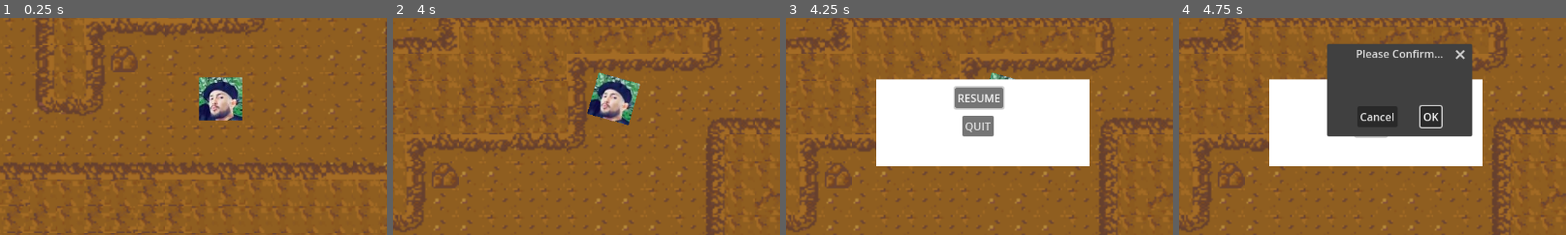
Above: before the commit, frames 1-4 (left to right).
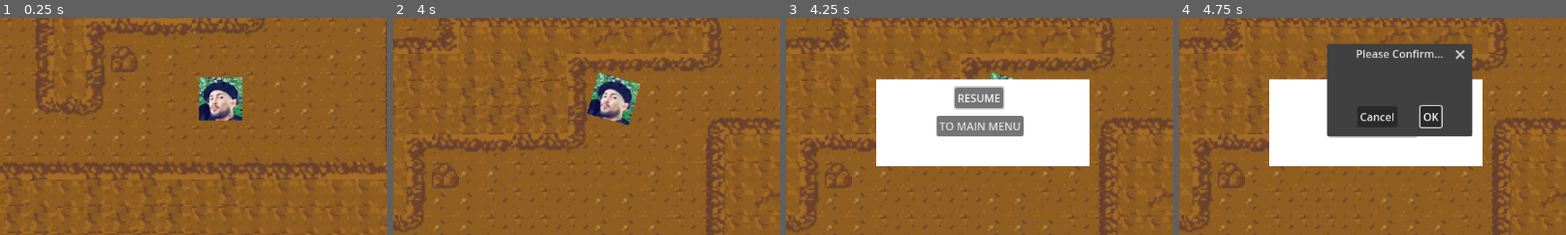
Above: after the commit, the same moments.

Repository: JoshuaSaayo/Project-Fallen-Republic
Game: Godot game, scene res://Scenes/debug_map.tscn
The game is run twice, just before and just after one commit, with the same random seed, the same clock (stepped at 60 frames per second) and the same inputs. This scene is started directly instead of the project's main scene.
Inputs (mouse positions are % of the whole screen's width and height, from its top left):
- Up to frame 1 (0.25 s): no input
- Up to frame 2 (4 s): move the mouse to (72, 45) at 0.52 s; hold D (right) 0.53-1.28 s; click (72, 45) at 0.6 s; tap Enter at 1.25, 2.75 s; move the mouse to (30, 55) at 1.27 s; hold S (down) 1.28-2.03 s; click (30, 55) at 1.35 s; tap Space at 2 s; move the mouse to (60, 28) at 2.02 s; hold D (right) 2.03-2.78 s; click (60, 28) at 2.1 s; move the mouse to (45, 70) at 2.77 s; hold W (up) 2.78-3.53 s; click (45, 70) at 2.85 s; move the mouse to (80, 65) at 3.52 s; hold A (left) from 3.53 s (still down); click (80, 65) at 3.6 s
- Up to frame 3 (4.25 s): keep holding A (left); tap Escape (ui_cancel) at 4.15 s
- Up to frame 4 (4.75 s): release A (left) at 4.25 s; click "QUIT" (after the commit: "TO MAIN MENU") at 4.25 s
The pictures show only the part of the screen within x 22-71%, y 31-81%; the shares and areas given below are measured in that part.

Frames 1-2 are identical in both runs. In frame 3, 1.6% of the frame differs, in the area x 38-62%, y 45-55%; in frame 4, 0.1%.

Commit message:
added return to main menu

Diff:
--- a/game/Scenes/pause_menu.tscn
+++ b/game/Scenes/pause_menu.tscn
@@ -22,17 +22,16 @@
 pivot_offset = Vector2(47, 14)
 text = "RESUME"
 
-[node name="Quit" type="Button" parent="MenuRect"]
+[node name="ReturnMainMenu" type="Button" parent="MenuRect"]
 z_index = 5
 layout_mode = 0
-offset_left = 128.0
+offset_left = 90.0
 offset_top = 54.0
-offset_right = 175.0
+offset_right = 219.0
 offset_bottom = 85.0
-text = "QUIT
-"
+text = "TO MAIN MENU"
 
-[node name="QuitConfirmDialog" type="ConfirmationDialog" parent="."]
+[node name="ReturnConfirmDialog" type="ConfirmationDialog" parent="."]
 
 [connection signal="pressed" from="MenuRect/Resume" to="." method="_on_resume_pressed"]
-[connection signal="pressed" from="MenuRect/Quit" to="." method="_on_quit_pressed"]
+[connection signal="pressed" from="MenuRect/ReturnMainMenu" to="." method="_on_quit_pressed"]
--- a/game/Scripts/pause_menu.gd
+++ b/game/Scripts/pause_menu.gd
@@ -1,15 +1,16 @@
 extends CanvasLayer
 
 @onready var resume_btn: Button = $MenuRect/Resume
-@onready var quit_btn: Button = $MenuRect/Quit
-@onready var quit_confirm_dialog: ConfirmationDialog = $QuitConfirmDialog
+@onready var return_main_menu_btn: Button = $MenuRect/ReturnMainMenu
+@onready var return_confirm_dialog: ConfirmationDialog = $ReturnConfirmDialog
+
 
 func _ready():
 	process_mode = Node.PROCESS_MODE_ALWAYS
 	visible = false
 	resume_btn.pressed.connect(_on_resume_pressed)
-	quit_btn.pressed.connect(_on_quit_pressed)
-	quit_confirm_dialog.confirmed.connect(_on_quit_confirmed)
+	return_main_menu_btn.pressed.connect(_on_quit_pressed)
+	return_confirm_dialog.confirmed.connect(_on_quit_confirmed)
 
 func _unhandled_input(event):
 	if event.is_action_pressed("ui_cancel"):  # usually Esc key
@@ -35,7 +36,8 @@
 	resume_game()
 
 func _on_quit_pressed() -> void:
-	quit_confirm_dialog.popup_centered()
+	return_confirm_dialog.popup_centered()
 
 func _on_quit_confirmed():
-	get_tree().quit()
+	get_tree().paused = false
+	get_tree().change_scene_to_file("res://Scenes/main_menu.tscn")  # Update the path
